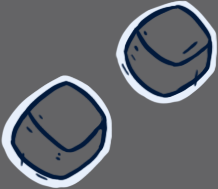
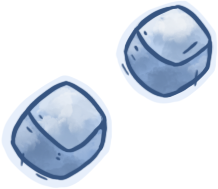
Before/after of a 218px x 189px layered artwork. What changed in the layer stack:
painted on "action keys" over [0, 0, 218, 189]
removed layer "action keys white" over [0, 0, 218, 189]
removed layer "Background" over [0, 0, 218, 189]
